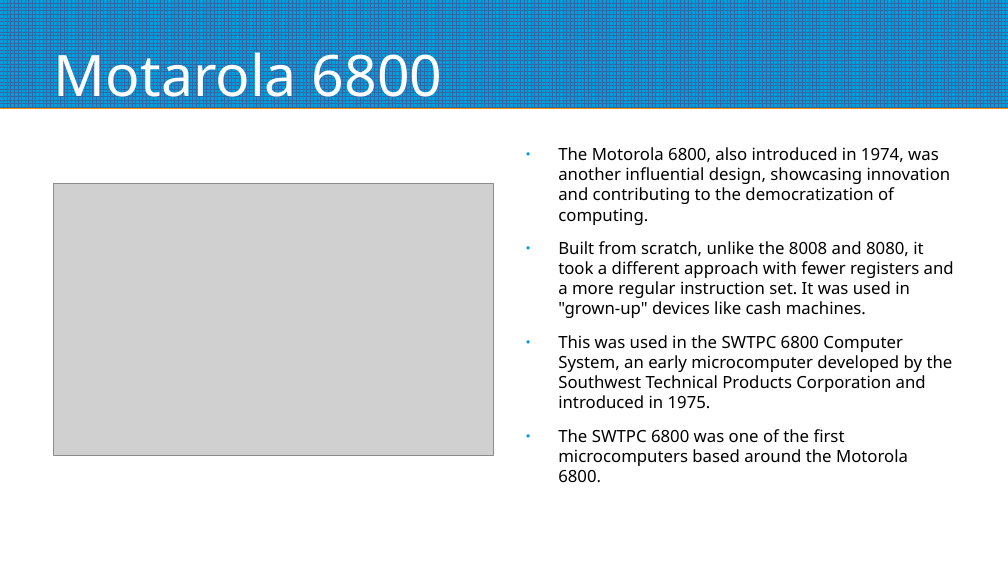
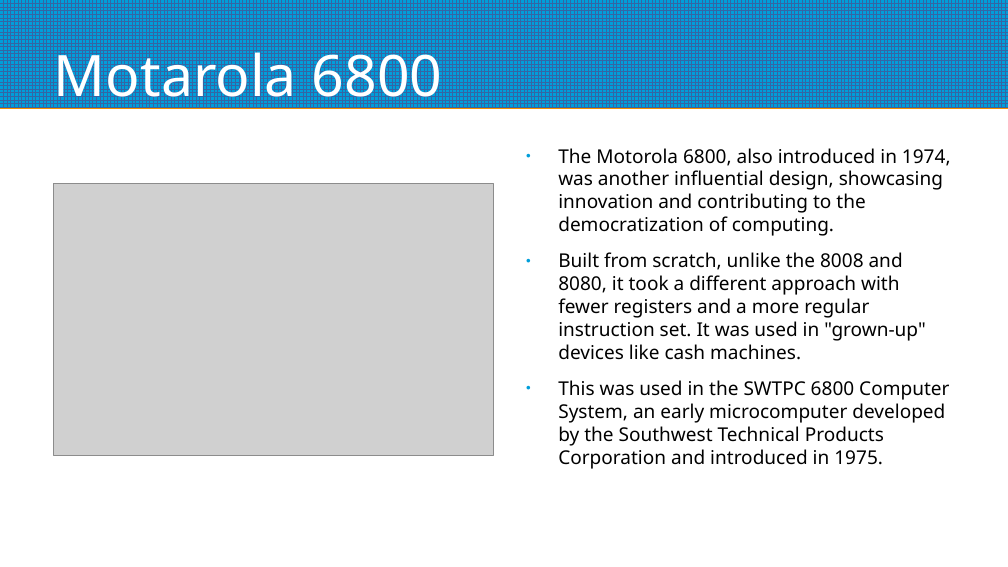
Before and after one commit to mggates39/Programming-With-CPM, a slide deck: slide 7 of CPM_Programming_Slides.odp. Drawn at 1008x567 pixels with LibreOffice and Linux fonts; fonts in the diff are those of the drawing; grey boxes stand for pictures. Boxes give left, top, right and bottom in pixels: in the first picture for what was removed or moved away, otherwise in the second. Text is boxed around its words. In the diff, an @@ line names an element or a change of style, - is before the commit and + after.

```diff
--- a/CPM_Programming_Slides.odp
+++ b/CPM_Programming_Slides.odp
@@ text "The Motorola 6800, also introduced ..." at [558,148,951,469]: size 13.2 to 15 pt @@
@@ text at [558,429,908,483]: paragraph removed @@
-● The SWTPC 6800 was one of the first microcomputers based around the Motorola 6800.
```
Also in this commit, not shown: 11 other slides changed, 7 slides added, 2 other files.
